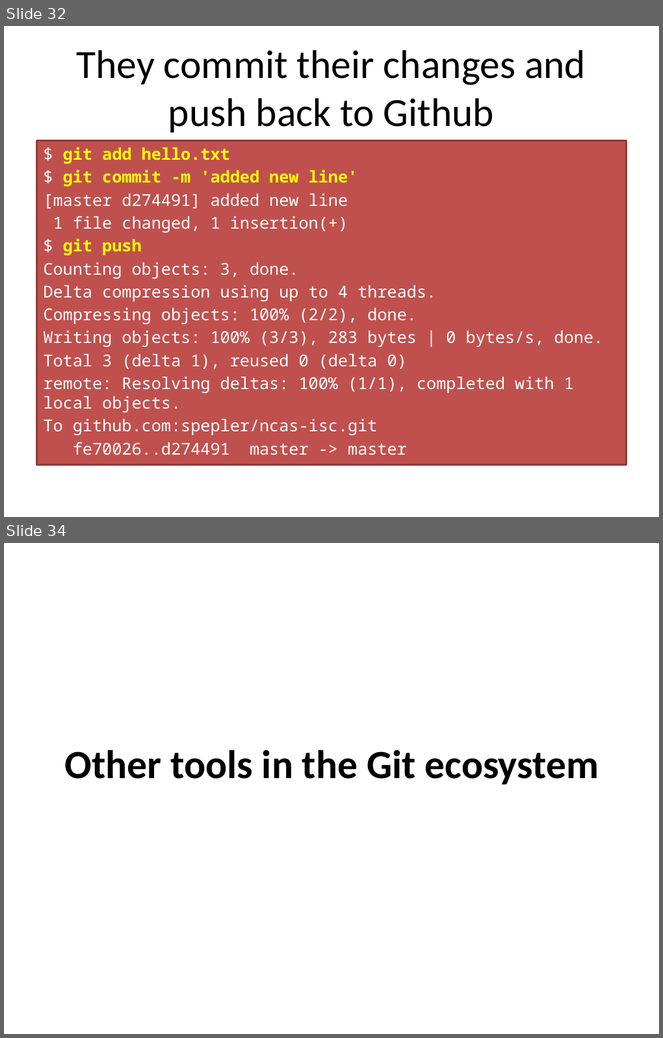
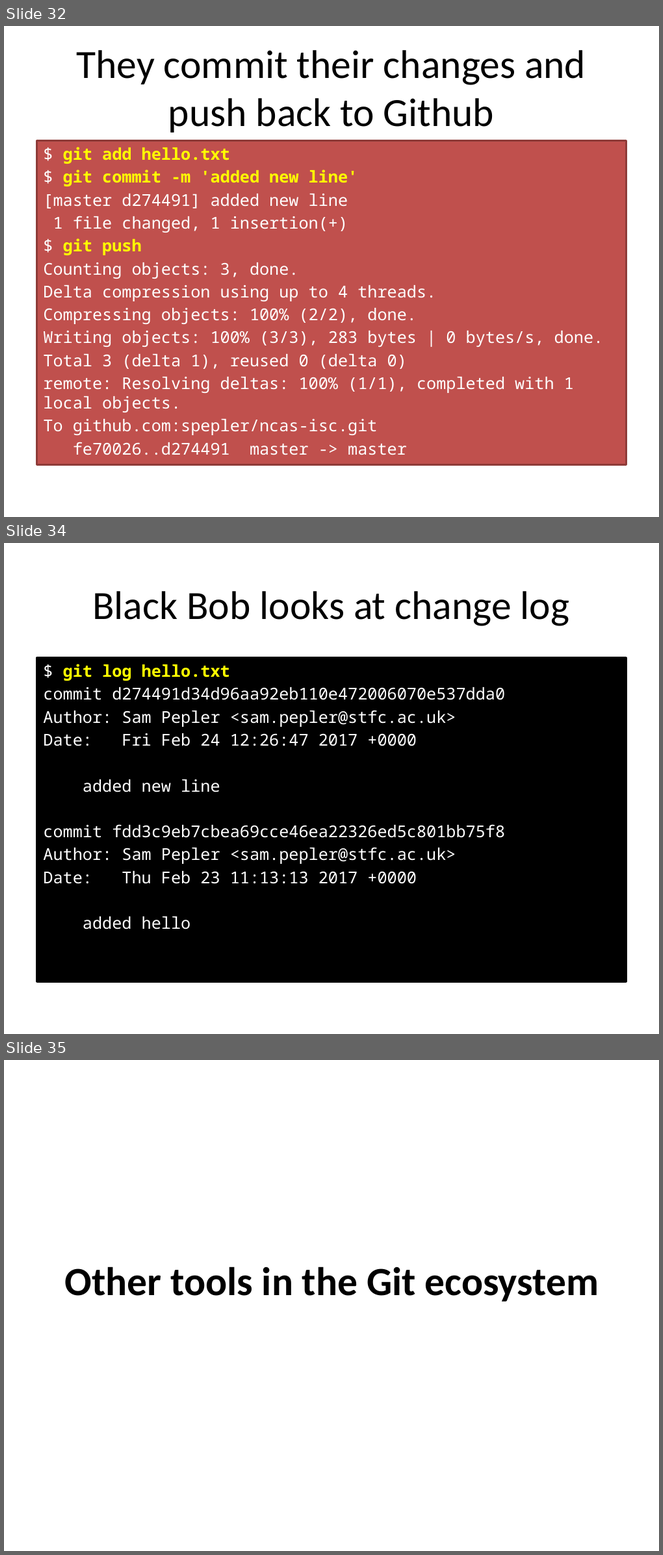
Before and after one commit to ncasuk/ncas-isc, a slide deck: shell/presentations/01_git2.pptx. Shown one above the other, each under a label of ours: slides 32 and 34 before the commit, slides 32, 34 and 35 after it; the slides between them are not shown. The pictures are 663x1038 and 663x1555 pixels, drawn with LibreOffice and Linux fonts; fonts in the diff are those of the drawing; background and template pictures are left out. Boxes give left, top, right and bottom in pixels: in the first picture for what was removed or moved away, otherwise in the second. Text is boxed around its words. In the diff, an @@ line names an element or a change of style, - is before the commit and + after.

```diff
--- a/shell/presentations/01_git2.pptx
+++ b/shell/presentations/01_git2.pptx
@@ slide 34 added at (x1=4, y1=543, x2=659, y2=1034), background #FFFFFF @@
@@ title added at (x1=92, y1=591, x2=570, y2=626), 44 pt, text #000000 @@
+Black Bob looks at change log
@@ text added at (x1=43, y1=664, x2=505, y2=930), 18 pt, text #FFFFFF @@
+$ git log hello.txt
+commit d274491d34d96aa92eb110e472006070e537dda0
+Author: Sam Pepler <sam.pepler@stfc.ac.uk>
+Date: Fri Feb 24 12:26:47 2017 +0000
+added new line
+commit fdd3c9eb7cbea69cce46ea22326ed5c801bb75f8
+Author: Sam Pepler <sam.pepler@stfc.ac.uk>
+Date: Thu Feb 23 11:13:13 2017 +0000
+added hello
@@ what was slide 34 is now slide 35 @@
```
Also in this commit, not shown: 1 slide changed.
